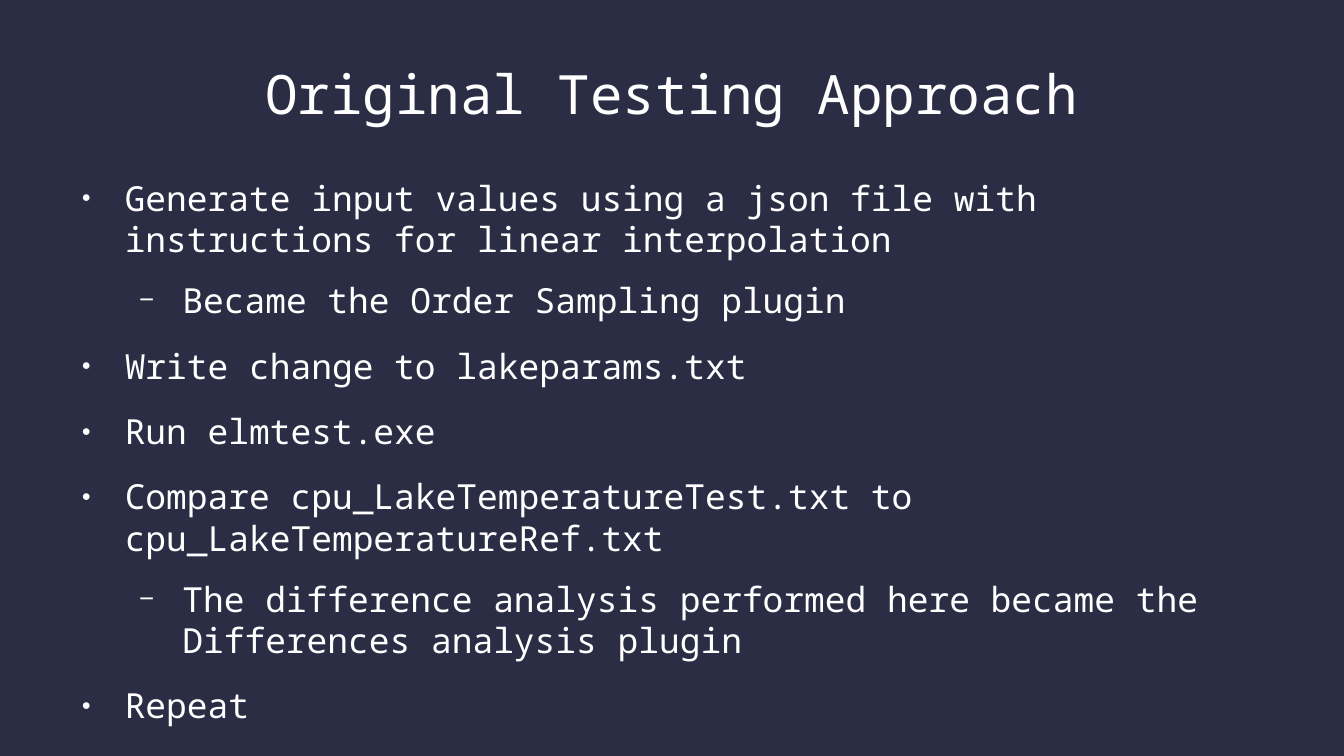
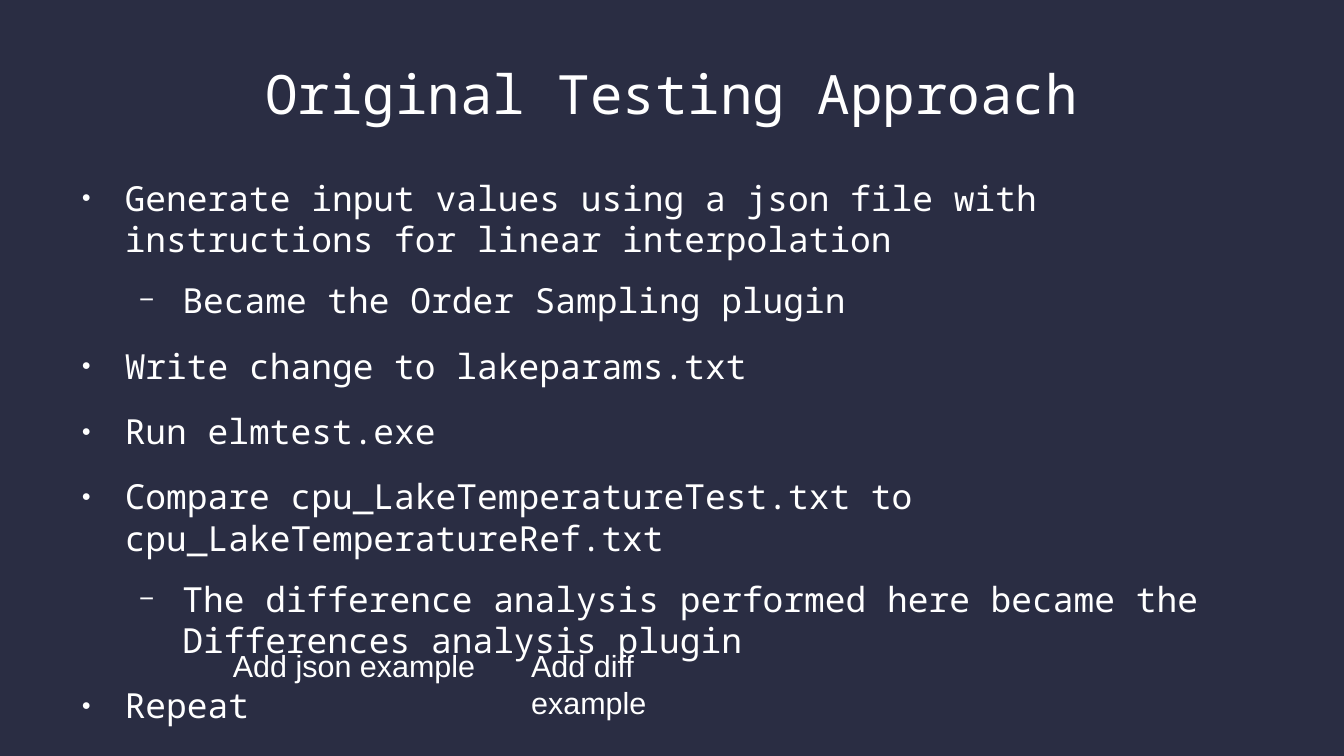
Before and after one commit to SamAllen06/lake_temp_work, a slide deck: slide 9 of documentation/lake_temperature.odp. Drawn at 1344x756 pixels with LibreOffice and Linux fonts; fonts in the diff are those of the drawing. Boxes give left, top, right and bottom in pixels: in the first picture for what was removed or moved away, otherwise in the second. Text is boxed around its words. In the diff, an @@ line names an element or a change of style, - is before the commit and + after.

```diff
--- a/documentation/lake_temperature.odp
+++ b/documentation/lake_temperature.odp
@@ text added at (x1=233, y1=653, x2=475, y2=683), 18 pt, text #FFFFFF @@
+Add json example
@@ text added at (x1=531, y1=653, x2=646, y2=719), 18 pt, text #FFFFFF @@
+Add diff example
```
Also in this commit, not shown: 14 other slides changed, 1 slide added, 1 slide removed, 4 other files.
